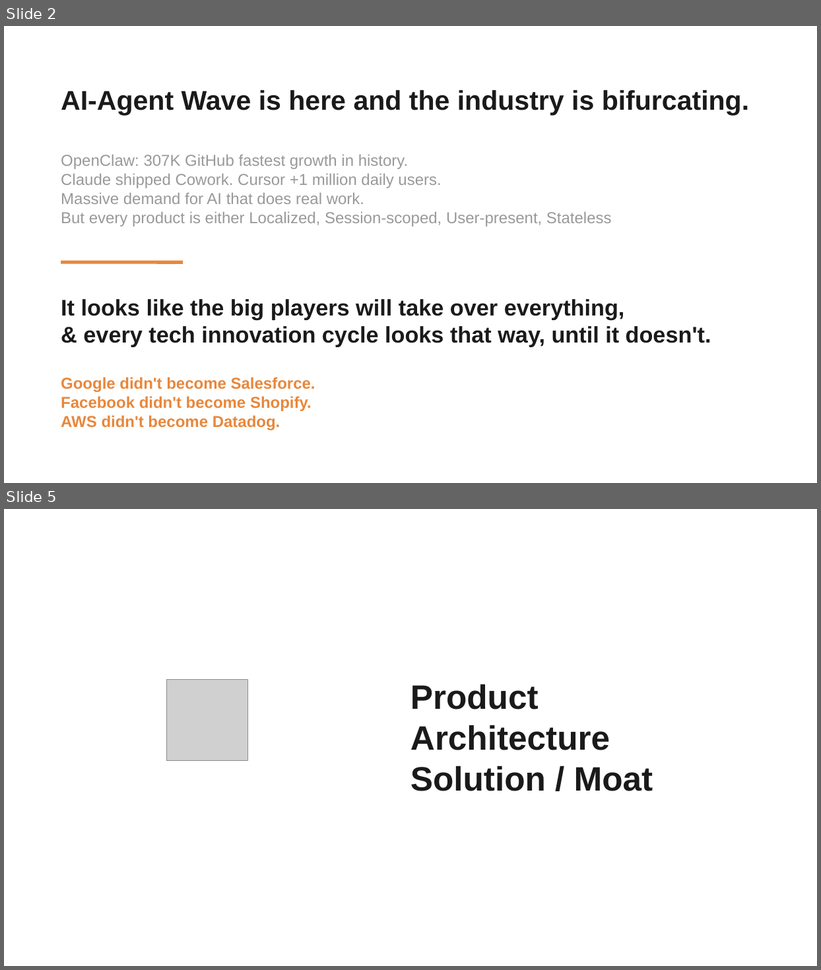
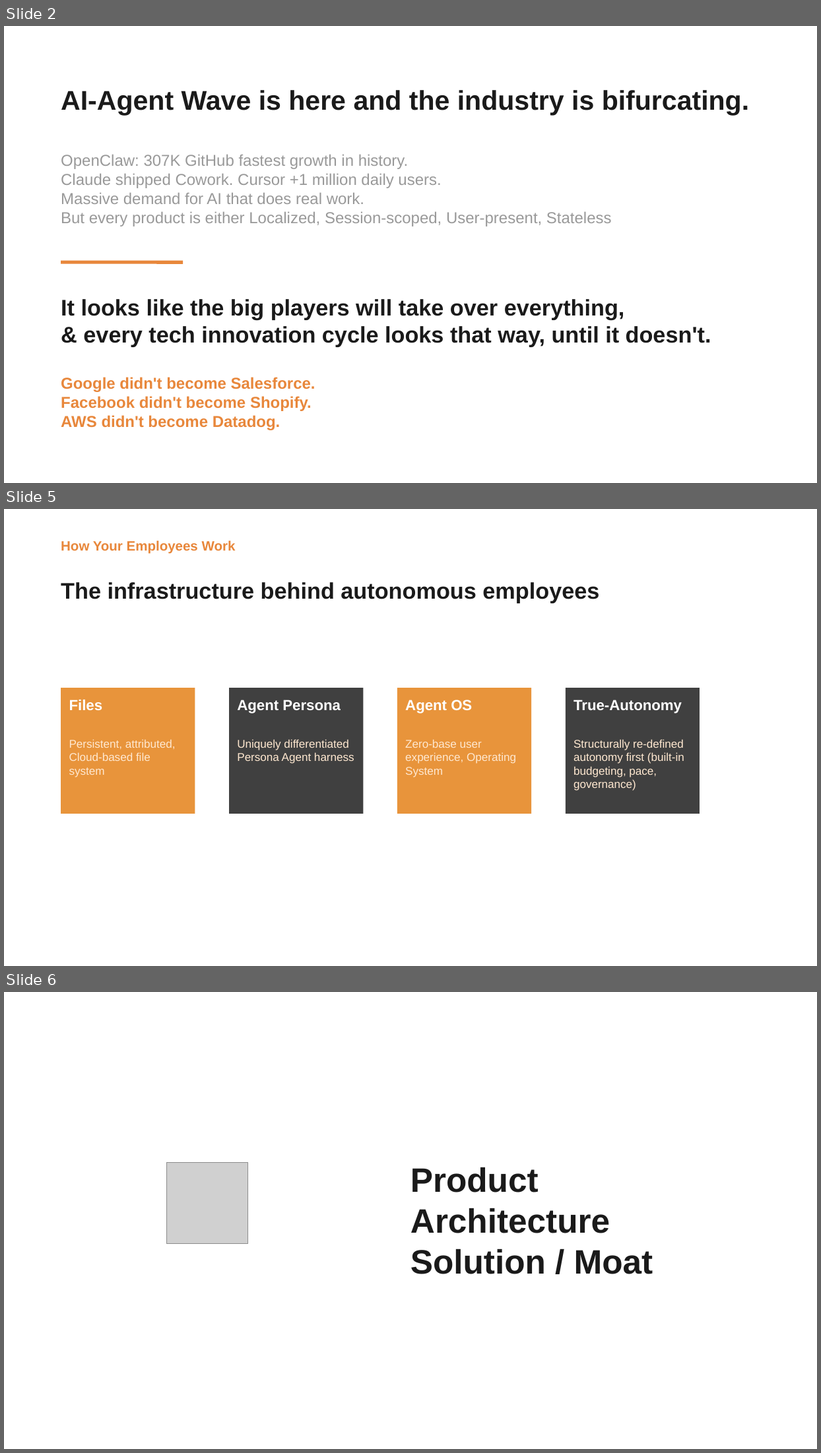
Before and after one commit to Kvkthecreator/yarnnnn, a slide deck: docs/working_docs/investors/IR Deck - yarnnn - April 2026 v11.pptx. Shown one above the other, each under a label of ours: slides 2 and 5 before the commit, slides 2, 5 and 6 after it; the slides between them are not shown. The pictures are 821x970 and 821x1453 pixels, drawn with LibreOffice and Linux fonts; fonts in the diff are those of the drawing; grey boxes stand for pictures. Boxes give left, top, right and bottom in pixels: in the first picture for what was removed or moved away, otherwise in the second. Text is boxed around its words. In the diff, an @@ line names an element or a change of style, - is before the commit and + after.

```diff
--- a/docs/working_docs/investors/IR Deck - yarnnn - April 2026 v11.pptx
+++ b/docs/working_docs/investors/IR Deck - yarnnn - April 2026 v11.pptx
@@ slide 5 added at box(4, 509, 817, 966), background #FFFFFF @@
@@ text added at box(61, 541, 236, 554), 12 pt, text #E8873B, bold @@
+How Your Employees Work
@@ text added at box(61, 582, 599, 603), 20 pt, text #1A1A1A, bold @@
+The infrastructure behind autonomous employees
@@ rectangle added at box(61, 688, 195, 814), fill #E8943B @@
@@ text added at box(69, 700, 103, 710), 13 pt, text #FFFFFF, bold @@
+Files
@@ rectangle added at box(229, 688, 364, 814), fill #404040 @@
@@ text added at box(237, 700, 341, 714), 13 pt, text #FFFFFF, bold @@
+Agent Persona
@@ rectangle added at box(397, 688, 532, 814), fill #E8943B @@
@@ text added at box(405, 700, 472, 714), 13 pt, text #FFFFFF, bold @@
+Agent OS
@@ rectangle added at box(566, 688, 700, 814), fill #404040 @@
@@ text added at box(574, 700, 682, 714), 13 pt, text #FFFFFF, bold @@
+True-Autonomy
@@ text added at box(69, 739, 176, 778), 10 pt, text #FFE8D0 @@
+Persistent, attributed,
+Cloud-based file system
@@ text added at box(237, 739, 354, 764), 10 pt, text #FFE8D0 @@
+Uniquely differentiated
+Persona Agent harness
@@ text added at box(405, 739, 516, 778), 10 pt, text #FFE8D0 @@
+Zero-base user experience, Operating System
@@ text added at box(574, 739, 684, 791), 10 pt, text #FFE8D0 @@
+Structurally re-defined autonomy first (built-in budgeting, pace, governance)
@@ what was slide 5 is now slide 6 @@
```
Also in this commit, not shown: 3 slides changed.
